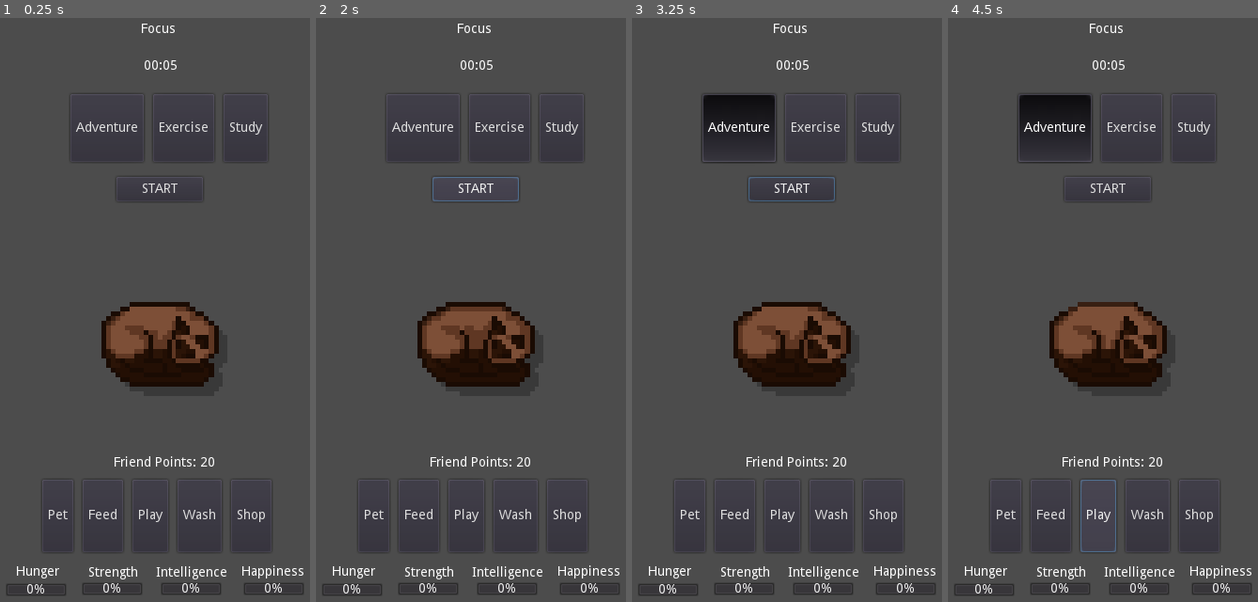
Above: before the commit, frames 1-4 (left to right).
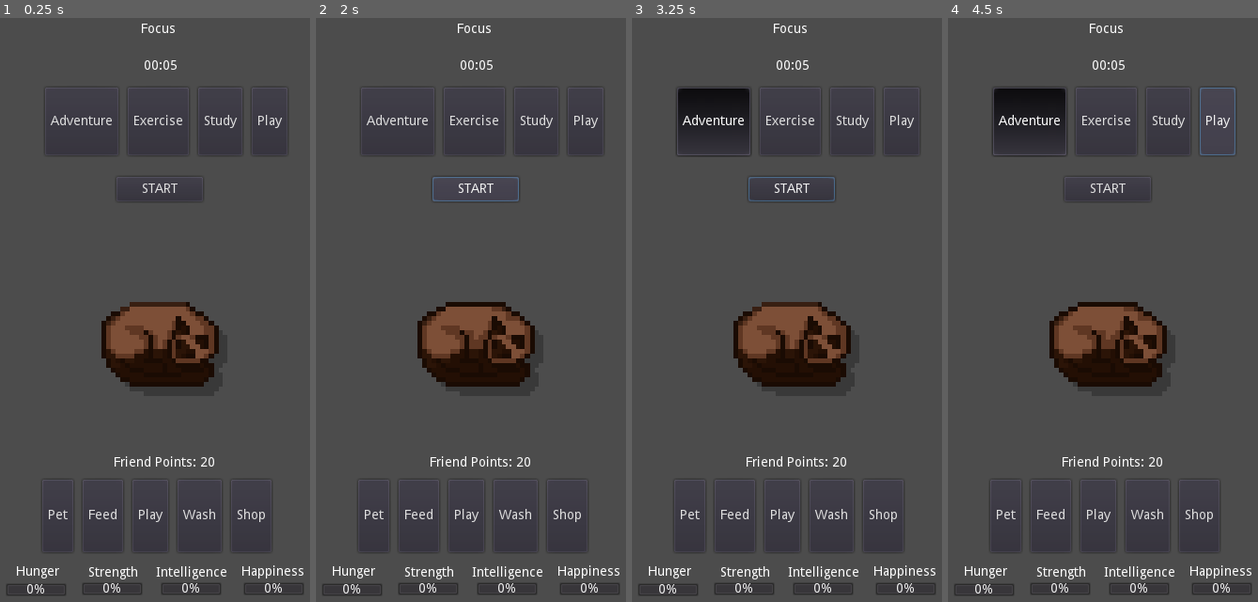
Above: after the commit, the same moments.

Repository: Sleeping-Robot-Games/Pomogotchi
Game: Godot game, scene res://scenes/Main.tscn
Same seed, same stepped clock (60 frames per second), same inputs: the game is played once before the commit and once after it.
Inputs:
- Up to frame 1 (0.25 s): no input
- Up to frame 2 (2 s): click "Pet" at 0.5 s; click "START" at 1.25 s
- Up to frame 3 (3.25 s): click "START" at 2 s; click "Adventure" at 2.75 s
- Up to frame 4 (4.5 s): click "Adventure" at 3.5 s; click "Play" at 4.25 s

The runs differ from the first frame. In frame 1, 1.0% of the frame differs, in the area x 16-91%, y 12-57%; in frame 2, 1.0%; in frame 3, 2.7%; in frame 4, 3.0%, in the area x 14-93%, y 11-92%.

Commit message:
Play button

Diff:
--- a/scenes/Main.tscn
+++ b/scenes/Main.tscn
@@ -43,21 +43,20 @@
 position = Vector2( 179, 367 )
 scale = Vector2( 5, 5 )
 frames = SubResource( 1 )
-frame = 3
+frame = 2
 speed_scale = 0.5
 playing = true
 
 [node name="FocusThemeContainer" type="HBoxContainer" parent="."]
-margin_left = 77.0
-margin_top = 96.0
-margin_right = 302.0
-margin_bottom = 168.0
+margin_left = 57.0
+margin_top = 89.0
+margin_right = 315.0
+margin_bottom = 161.0
 custom_constants/separation = 10
 alignment = 1
 
 [node name="Adventure" type="Button" parent="FocusThemeContainer"]
-margin_left = 7.0
-margin_right = 85.0
+margin_right = 78.0
 margin_bottom = 72.0
 focus_mode = 0
 toggle_mode = true
@@ -66,20 +65,26 @@
 text = "Adventure"
 
 [node name="Exercise" type="Button" parent="FocusThemeContainer"]
-margin_left = 95.0
-margin_right = 160.0
+margin_left = 88.0
+margin_right = 153.0
 margin_bottom = 72.0
 toggle_mode = true
 group = ExtResource( 5 )
 text = "Exercise"
 
 [node name="Study" type="Button" parent="FocusThemeContainer"]
-margin_left = 170.0
-margin_right = 217.0
+margin_left = 163.0
+margin_right = 210.0
 margin_bottom = 72.0
 toggle_mode = true
 group = ExtResource( 5 )
 text = "Study"
+
+[node name="Play" type="Button" parent="FocusThemeContainer"]
+margin_left = 220.0
+margin_right = 258.0
+margin_bottom = 72.0
+text = "Play"
 
 [node name="TaskContainer" type="HBoxContainer" parent="."]
 margin_left = 12.0
